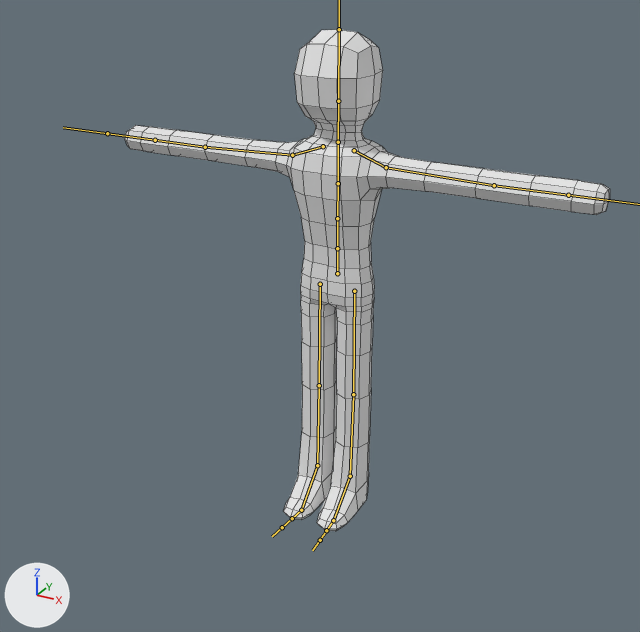
What one commit did to the FBX model Assets/Models/Player.fbx.
The view is the same before and after, from a camera (50 mm lens) standing at (1.3, -2.41, 1.98) and looking at (0.16, -0.34, 0.94). Arrows for +X, +Y and +Z are at lower left; the lights stay in place. The bones that bend it are drawn over the model as lines. Mesh edges are drawn as thin lines.

Objects in the first picture: 'Player'.
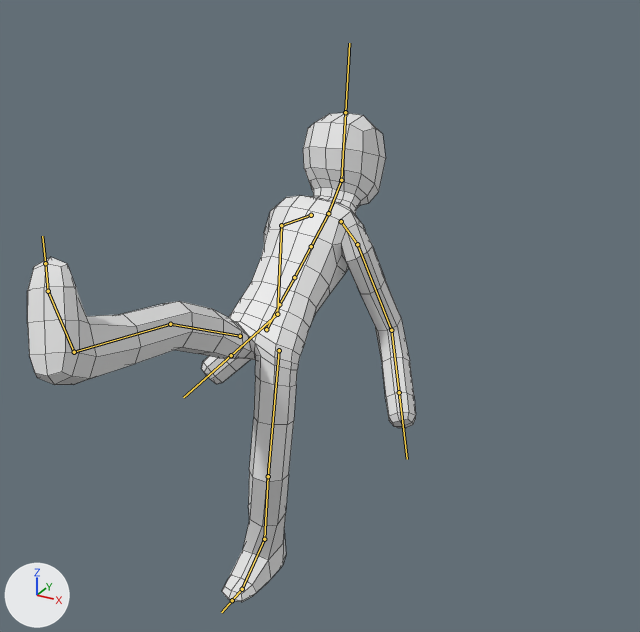
The newer file adds an action. The first version stands in its rest pose; the second is drawn at frame 20 of the action 'Meele Kick'.

Where the change shows, as pixel boxes (x1, y1, x2, y2) in the pictures (640 x 632 px):
'Player', posed (20% narrower)
    before: (125, 30, 610, 531)
    after: (27, 113, 416, 602)
bone 'mixamorig:Hips', root to tip
    before: (337, 273) to (337, 250)
    after: (266, 329) to (279, 306)
bone 'mixamorig:Spine', root to tip
    before: (337, 248) to (337, 218)
    after: (279, 304) to (294, 277)
bone 'mixamorig:Spine1', root to tip
    before: (337, 218) to (338, 183)
    after: (294, 277) to (311, 246)
bone 'mixamorig:Spine2', root to tip
    before: (338, 183) to (338, 143)
    after: (311, 246) to (328, 214)
bone 'mixamorig:Neck', root to tip
    before: (338, 142) to (338, 101)
    after: (328, 213) to (341, 180)
bone 'mixamorig:Head', root to tip
    before: (338, 101) to (339, 29)
    after: (341, 180) to (345, 112)
bone 'mixamorig:LeftShoulder', root to tip
    before: (354, 150) to (386, 167)
    after: (341, 221) to (357, 244)
bone 'mixamorig:LeftArm', root to tip
    before: (386, 167) to (494, 185)
    after: (357, 244) to (391, 330)
bone 'mixamorig:LeftForeArm', root to tip
    before: (494, 185) to (568, 195)
    after: (391, 330) to (399, 392)
bone 'mixamorig:RightShoulder', root to tip
    before: (323, 146) to (292, 155)
    after: (311, 215) to (281, 225)
bone 'mixamorig:RightArm', root to tip
    before: (292, 155) to (205, 147)
    after: (281, 225) to (277, 314)
bone 'mixamorig:RightForeArm', root to tip
    before: (205, 147) to (155, 140)
    after: (277, 314) to (231, 355)
bone 'mixamorig:LeftUpLeg', root to tip
    before: (354, 291) to (353, 394)
    after: (279, 350) to (268, 476)
bone 'mixamorig:LeftLeg', root to tip
    before: (353, 394) to (350, 476)
    after: (268, 476) to (264, 539)
bone 'mixamorig:LeftFoot', root to tip
    before: (350, 476) to (333, 520)
    after: (264, 539) to (242, 589)
bone 'mixamorig:RightUpLeg', root to tip
    before: (320, 284) to (319, 385)
    after: (240, 336) to (170, 324)
bone 'mixamorig:RightLeg', root to tip
    before: (319, 385) to (317, 465)
    after: (170, 324) to (74, 352)
bone 'mixamorig:RightFoot', root to tip
    before: (317, 465) to (301, 510)
    after: (74, 352) to (48, 291)

Diff of the bpy script that builds the scene:
```diff
--- a/Assets/Models/Player.fbx.py
+++ b/Assets/Models/Player.fbx.py
@@ bone_mixamorig_hips @@
 bone_mixamorig_hips = bpy.data.objects['Armature'].pose.bones['mixamorig:Hips']
-bone_mixamorig_hips.location = (0.0, 0.0, 0.0)
-bone_mixamorig_hips.rotation_quaternion = (1.0, 0.0, 0.0, 0.0)  # degrees (0, 0, 0)
+bone_mixamorig_hips.location = (-1.5, -3.9, 42.6)
+bone_mixamorig_hips.rotation_quaternion = (0.898, -0.431, 0.07, -0.057)  # degrees (-52, 4, -9)
@@ bone_mixamorig_spine @@
 bone_mixamorig_spine = bpy.data.objects['Armature'].pose.bones['mixamorig:Spine']  # child of 'mixamorig:Hips'
-bone_mixamorig_spine.rotation_quaternion = (1.0, 0.0, 0.0, 0.0)  # degrees (0, 0, 0)
+bone_mixamorig_spine.rotation_quaternion = (0.999, -0.015, -0.044, -0.005)  # degrees (-2, -5, -1)
@@ bone_mixamorig_spine1 @@
 bone_mixamorig_spine1 = bpy.data.objects['Armature'].pose.bones['mixamorig:Spine1']  # child of 'mixamorig:Spine'
-bone_mixamorig_spine1.rotation_quaternion = (1.0, 0.0, 0.0, 0.0)  # degrees (0, 0, 0)
+bone_mixamorig_spine1.rotation_quaternion = (1.0, 0.003, -0.02, 0.001)  # degrees (0, -2, 0)
@@ bone_mixamorig_spine2 @@
 bone_mixamorig_spine2 = bpy.data.objects['Armature'].pose.bones['mixamorig:Spine2']  # child of 'mixamorig:Spine1'
-bone_mixamorig_spine2.rotation_quaternion = (1.0, 0.0, 0.0, 0.0)  # degrees (0, 0, 0)
+bone_mixamorig_spine2.rotation_quaternion = (1.0, 0.003, -0.02, 0.001)  # degrees (0, -2, 0)
@@ bone_mixamorig_neck @@
 bone_mixamorig_neck = bpy.data.objects['Armature'].pose.bones['mixamorig:Neck']  # child of 'mixamorig:Spine2'
-bone_mixamorig_neck.rotation_quaternion = (1.0, 0.0, 0.0, 0.0)  # degrees (0, 0, 0)
+bone_mixamorig_neck.rotation_quaternion = (0.998, 0.04, -0.001, 0.041)  # degrees (5, 0, 5)
@@ bone_mixamorig_head @@
 bone_mixamorig_head = bpy.data.objects['Armature'].pose.bones['mixamorig:Head']  # child of 'mixamorig:Neck'
-bone_mixamorig_head.rotation_quaternion = (1.0, 0.0, 0.0, 0.0)  # degrees (0, 0, 0)
+bone_mixamorig_head.rotation_quaternion = (0.951, 0.309, -0.031, 0.002)  # degrees (36, -3, -1)
@@ bone_mixamorig_leftshoulder @@
 bone_mixamorig_leftshoulder = bpy.data.objects['Armature'].pose.bones['mixamorig:LeftShoulder']  # child of 'mixamorig:Spine2'
-bone_mixamorig_leftshoulder.rotation_quaternion = (1.0, 0.0, 0.0, 0.0)  # degrees (0, 0, 0)
+bone_mixamorig_leftshoulder.rotation_quaternion = (0.987, 0.154, 0.027, 0.04)  # degrees (18, 2, 5)
@@ bone_mixamorig_leftarm @@
 bone_mixamorig_leftarm = bpy.data.objects['Armature'].pose.bones['mixamorig:LeftArm']  # child of 'mixamorig:LeftShoulder'
-bone_mixamorig_leftarm.rotation_quaternion = (1.0, 0.0, 0.0, 0.0)  # degrees (0, 0, 0)
+bone_mixamorig_leftarm.rotation_quaternion = (0.755, 0.299, 0.203, -0.546)  # degrees (17, 39, -66)
@@ bone_mixamorig_leftforearm @@
 bone_mixamorig_leftforearm = bpy.data.objects['Armature'].pose.bones['mixamorig:LeftForeArm']  # child of 'mixamorig:LeftArm'
-bone_mixamorig_leftforearm.rotation_quaternion = (1.0, 0.0, 0.0, 0.0)  # degrees (0, 0, 0)
+bone_mixamorig_leftforearm.rotation_quaternion = (0.857, 0.013, -0.004, 0.515)  # degrees (1, -1, 62)
@@ bone_mixamorig_rightshoulder @@
 bone_mixamorig_rightshoulder = bpy.data.objects['Armature'].pose.bones['mixamorig:RightShoulder']  # child of 'mixamorig:Spine2'
-bone_mixamorig_rightshoulder.rotation_quaternion = (1.0, 0.0, 0.0, 0.0)  # degrees (0, 0, 0)
+bone_mixamorig_rightshoulder.rotation_quaternion = (0.986, -0.007, 0.07, 0.154)  # degrees (0, 8, 18)
@@ bone_mixamorig_rightarm @@
 bone_mixamorig_rightarm = bpy.data.objects['Armature'].pose.bones['mixamorig:RightArm']  # child of 'mixamorig:RightShoulder'
-bone_mixamorig_rightarm.rotation_quaternion = (1.0, 0.0, 0.0, 0.0)  # degrees (0, 0, 0)
+bone_mixamorig_rightarm.rotation_quaternion = (0.798, 0.411, -0.243, 0.369)  # degrees (41, -44, 33)
@@ bone_mixamorig_rightforearm @@
 bone_mixamorig_rightforearm = bpy.data.objects['Armature'].pose.bones['mixamorig:RightForeArm']  # child of 'mixamorig:RightArm'
-bone_mixamorig_rightforearm.rotation_quaternion = (1.0, 0.0, 0.0, 0.0)  # degrees (0, 0, 0)
+bone_mixamorig_rightforearm.rotation_quaternion = (0.876, 0.113, 0.137, -0.448)  # degrees (5, 20, -53)
@@ bone_mixamorig_leftupleg @@
 bone_mixamorig_leftupleg = bpy.data.objects['Armature'].pose.bones['mixamorig:LeftUpLeg']  # child of 'mixamorig:Hips'
-bone_mixamorig_leftupleg.rotation_quaternion = (1.0, 0.0, 0.0, 0.0)  # degrees (0, 0, 0)
+bone_mixamorig_leftupleg.rotation_quaternion = (0.938, -0.289, -0.141, 0.132)  # degrees (-36, -11, 20)
@@ bone_mixamorig_leftleg @@
 bone_mixamorig_leftleg = bpy.data.objects['Armature'].pose.bones['mixamorig:LeftLeg']  # child of 'mixamorig:LeftUpLeg'
-bone_mixamorig_leftleg.rotation_quaternion = (1.0, 0.0, 0.0, 0.0)  # degrees (0, 0, 0)
+bone_mixamorig_leftleg.rotation_quaternion = (0.953, -0.299, 0.052, -0.015)  # degrees (-35, 5, -3)
@@ bone_mixamorig_leftfoot @@
 bone_mixamorig_leftfoot = bpy.data.objects['Armature'].pose.bones['mixamorig:LeftFoot']  # child of 'mixamorig:LeftLeg'
-bone_mixamorig_leftfoot.rotation_quaternion = (1.0, 0.0, 0.0, 0.0)  # degrees (0, 0, 0)
+bone_mixamorig_leftfoot.rotation_quaternion = (0.962, 0.157, 0.211, -0.073)  # degrees (17, 25, -5)
@@ bone_mixamorig_rightupleg @@
 bone_mixamorig_rightupleg = bpy.data.objects['Armature'].pose.bones['mixamorig:RightUpLeg']  # child of 'mixamorig:Hips'
-bone_mixamorig_rightupleg.rotation_quaternion = (1.0, 0.0, 0.0, 0.0)  # degrees (0, 0, 0)
+bone_mixamorig_rightupleg.rotation_quaternion = (0.839, 0.543, 0.04, -0.027)  # degrees (66, 6, 0)
@@ bone_mixamorig_rightleg @@
 bone_mixamorig_rightleg = bpy.data.objects['Armature'].pose.bones['mixamorig:RightLeg']  # child of 'mixamorig:RightUpLeg'
-bone_mixamorig_rightleg.rotation_quaternion = (1.0, 0.0, 0.0, 0.0)  # degrees (0, 0, 0)
+bone_mixamorig_rightleg.rotation_quaternion = (0.984, -0.169, 0.014, -0.044)  # degrees (-20, 1, -5)
@@ bone_mixamorig_rightfoot @@
 bone_mixamorig_rightfoot = bpy.data.objects['Armature'].pose.bones['mixamorig:RightFoot']  # child of 'mixamorig:RightLeg'
-bone_mixamorig_rightfoot.rotation_quaternion = (1.0, 0.0, 0.0, 0.0)  # degrees (0, 0, 0)
+bone_mixamorig_rightfoot.rotation_quaternion = (0.964, 0.161, 0.213, -0.001)  # degrees (20, 24, 4)
```
